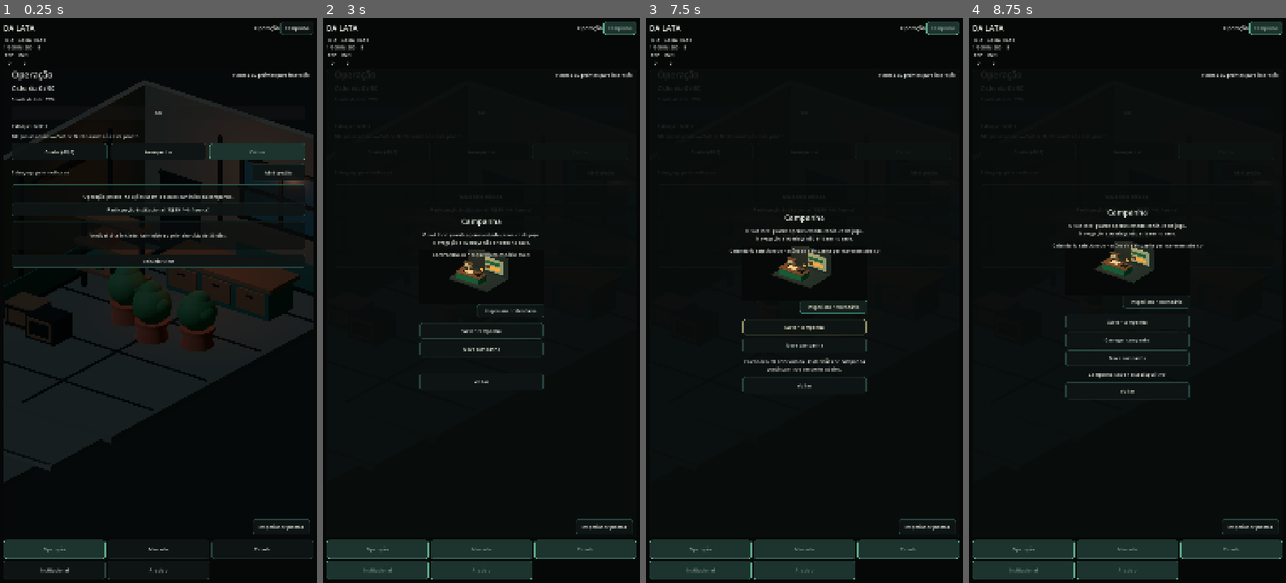
Above: before the commit, frames 1-4 (left to right).
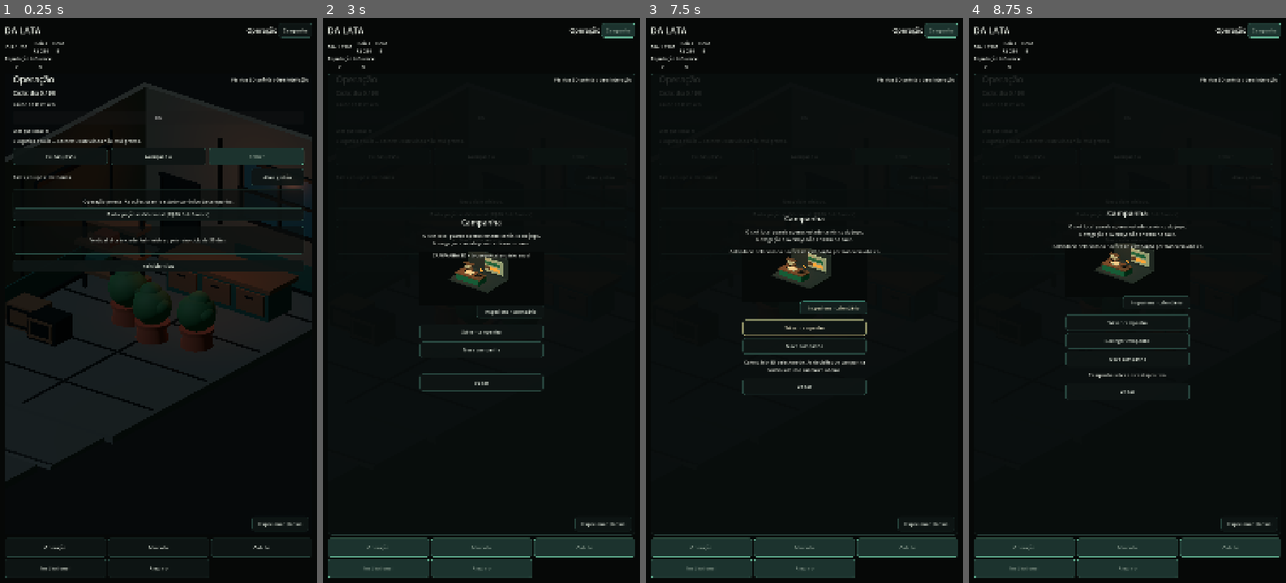
Above: after the commit, the same moments.

Repository: az1nn/growing-rio
Game: Godot game, scene res://scenes/shell/game_shell.tscn
The game is run twice, just before and just after one commit, with the same random seed, the same clock (stepped at 60 frames per second) and the same inputs.
Inputs:
- Up to frame 1 (0.25 s): no input
- Up to frame 2 (3 s): click "Reiniciar ciclo" at 0.5 s; click "Reiniciar ciclo" at 1.25 s; click "Reiniciar ciclo" at 2 s; click "Campanha" at 2.75 s
- Up to frame 3 (7.5 s): click "Inspecionar plantas" at 3.5 s; click "Cuidar (-R$5)" at 4.25 s; click "Avançar dia" at 5 s; click "Abrir gestão" at 5.75 s; click "Participação institucional (-…" at 6.5 s; click "Inspecionar calendário" at 7.25 s
- Up to frame 4 (8.75 s): click "Salvar campanha" at 8 s

The runs differ from the first frame. In frame 1, 8.5% of the frame differs, in the area x 1-99%, y 0-100%; in frame 2, 4.4%; in frame 3, 4.8%; in frame 4, 4.6%.
Error after the commit: Attempt to call function 'has_signal' in base 'null instance' on a null instance. (res://scenes/shell/game_shell.gd:88)

Commit message:
feat(cena): add presentation-only Finale visual fixture

Diff:
--- a/scenes/shell/game_shell.gd
+++ b/scenes/shell/game_shell.gd
@@ -60,6 +60,7 @@
 @onready var overlay_close_button: Button = %OverlayCloseButton
 @onready var campaign_diorama = %CampaignDiorama
 @onready var narrative_diorama = %NarrativeDiorama
+@onready var finale_diorama = %FinaleDiorama
 
 var current_destination := DESTINATION_OPERATION
 var active_overlay_id := ""
@@ -84,6 +85,8 @@
         campaign_diorama.object_activated.connect(_on_campaign_diorama_object_activated)
     if narrative_diorama.has_signal("object_activated"):
         narrative_diorama.object_activated.connect(_on_narrative_diorama_object_activated)
+    if finale_diorama.has_signal("object_activated"):
+        finale_diorama.object_activated.connect(_on_finale_diorama_object_activated)
     get_viewport().size_changed.connect(_on_viewport_size_changed)
     _refresh_global_status()
     apply_layout_for_size(_current_window_size())
@@ -162,6 +165,7 @@
 func _sync_overlay_diorama_visibility() -> void:
     campaign_diorama.visible = active_overlay_id.begins_with("campaign:")
     narrative_diorama.visible = active_overlay_id.begins_with("narrative:")
+    finale_diorama.visible = active_overlay_id.begins_with("finale:")
 
 func _on_campaign_diorama_object_activated(context_id: String, _object_id: String) -> void:
     if context_id != "campaign" or not active_overlay_id.begins_with("campaign:"):
@@ -192,6 +196,11 @@
     var first_choice = overlay_choices.get_child(0)
     if first_choice is Control:
         first_choice.grab_focus()
+
+func _on_finale_diorama_object_activated(context_id: String, _object_id: String) -> void:
+    if context_id != "finale" or not active_overlay_id.begins_with("finale:"):
+        return
+    overlay_result.text = "Tableau 3D inspecionado. O fixture visual não aplica nenhuma decisão."
 
 func handle_back_request() -> bool:
     if not active_overlay_id.is_empty():
@@ -752,10 +761,14 @@
 
 func _refresh_visual_acceptance_fixture() -> void:
     var target := _visual_acceptance_fixture_target()
-    if target != "narrative":
-        return
-    _set_visual_acceptance_status("refresh:narrative")
-    open_narrative_visual_acceptance_fixture()
+    if target == "narrative":
+        _set_visual_acceptance_status("refresh:narrative")
+        open_narrative_visual_acceptance_fixture()
+        return
+    if target.begins_with("finale-"):
+        var phase_id := target.trim_prefix("finale-")
+        _set_finale_visual_acceptance_status("refresh:%s" % phase_id)
+        open_finale_visual_acceptance_fixture(phase_id)
 
 func open_narrative_visual_acceptance_fixture() -> bool:
     if not _visual_acceptance_fixture_enabled():
@@ -807,11 +820,49 @@
     print("VISUAL_ACCEPTANCE:NARRATIVE_READY")
     return true
 
+func open_finale_visual_acceptance_fixture(phase_id: String) -> bool:
+    if not _visual_acceptance_fixture_enabled():
+        _set_finale_visual_acceptance_status("blocked:fixture-disabled")
+        return false
+    if not active_overlay_id.is_empty():
+        _set_finale_visual_acceptance_status("blocked:overlay:%s" % active_overlay_id)
+        return false
+    if not finale_diorama.set_phase(phase_id):
+        _set_finale_visual_acceptance_status("blocked:phase:%s" % phase_id)
+        return false
+
+    active_overlay_id = "finale:%s" % phase_id
+    overlay_return_destination = current_destination
+    # CENA-017 visual fixture is presentation-only: no ending selection or campaign mutation.
+    overlay_requires_resolution = false
+    overlay_title.text = "Desfecho 3D — %s" % phase_id.capitalize()
+    overlay_body.text = "Fixture de aceitação visual. Nenhuma decisão de campanha é aplicada."
+    overlay_result.text = ""
+    overlay_close_button.visible = true
+    _clear_overlay_choices()
+    _sync_overlay_diorama_visibility()
+    overlay_host.visible = true
+    _refresh_nav_state()
+    if OS.has_feature("web"):
+        JavaScriptBridge.eval(
+            "window.__DALATA_FINALE_READY__ = %s" % JSON.stringify(phase_id)
+        )
+    _set_finale_visual_acceptance_status("ready:%s" % phase_id)
+    print("VISUAL_ACCEPTANCE:FINALE_READY:%s" % phase_id)
+    return true
+
 func _set_visual_acceptance_status(status: String) -> void:
     if not OS.has_feature("web"):
         return
     JavaScriptBridge.eval(
         "window.__DALATA_NARRATIVE_STATUS__ = %s" % JSON.stringify(status)
+    )
+
+func _set_finale_visual_acceptance_status(status: String) -> void:
+    if not OS.has_feature("web"):
+        return
+    JavaScriptBridge.eval(
+        "window.__DALATA_FINALE_STATUS__ = %s" % JSON.stringify(status)
     )
 
 func _visual_acceptance_fixture_target() -> String:
